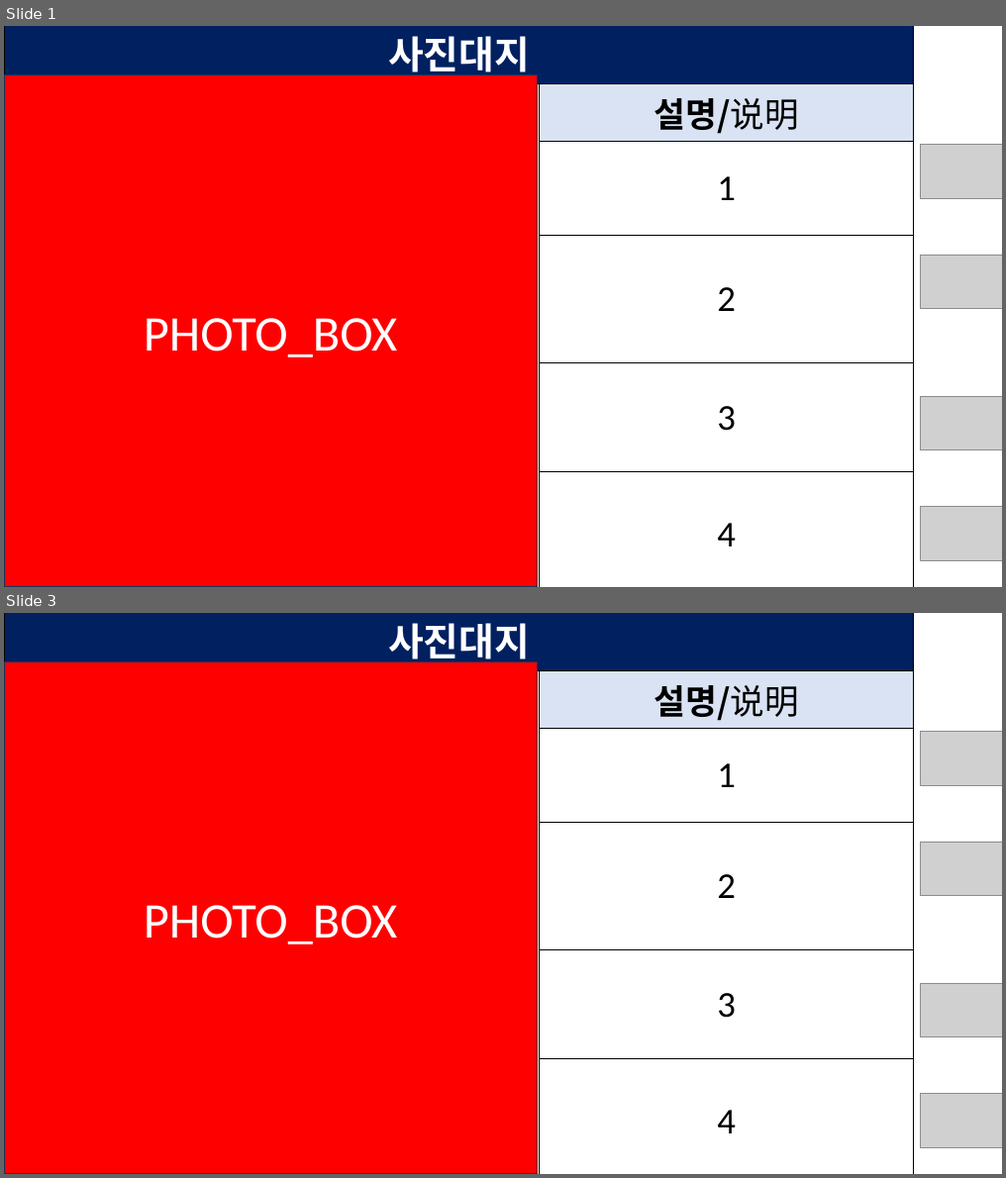
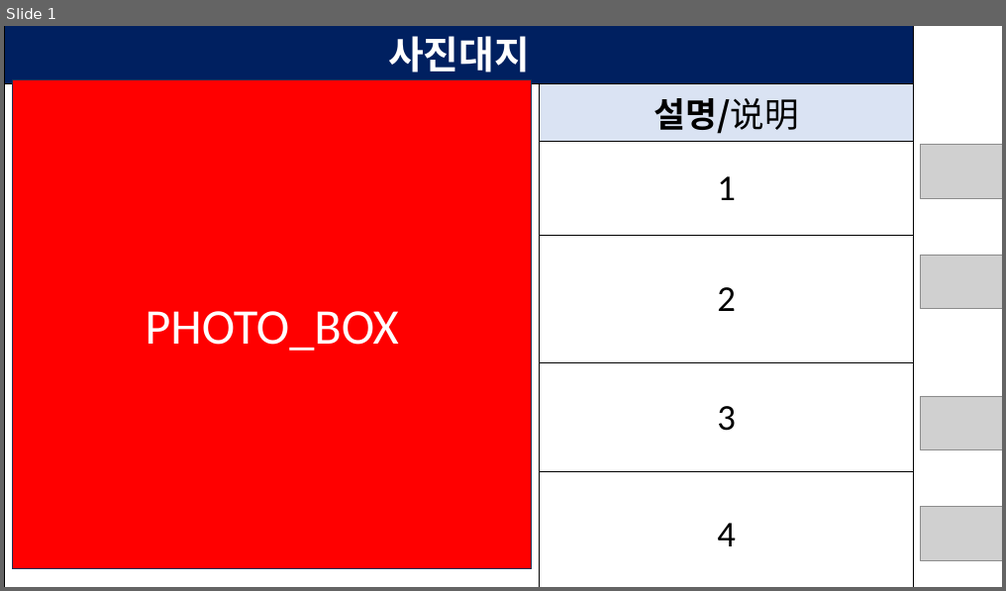
Before and after one commit to wkendnen-sketch/TBM, a slide deck: templates/sample_template.pptx. Shown one above the other, each under a label of ours: slides 1 and 3 before the commit, slide 1 after it; the slides between them are not shown. The pictures are 1006x1178 and 1006x591 pixels, drawn with LibreOffice and Linux fonts; fonts in the diff are those of the drawing; grey boxes stand for pictures. Boxes give left, top, right and bottom in pixels: in the first picture for what was removed or moved away, otherwise in the second. Text is boxed around its words. In the diff, an @@ line names an element or a change of style, - is before the commit and + after.

```diff
--- a/templates/sample_template.pptx
+++ b/templates/sample_template.pptx
@@ slide 3 removed at <box>4,613,1002,1174</box>, background #FFFFFF @@
@@ table removed at <box>4,613,914,1165</box>, 6 rows, 2 columns @@
-사진대지 | 
- | 설명/说明
- | 1
- | 2
- | 3
- | 4
@@ rectangle removed at <box>4,663,537,1174</box> @@
-PHOTO_BOX
@@ picture removed at <box>921,731,1002,786</box> @@
@@ picture removed at <box>921,842,1002,897</box> @@
@@ picture removed at <box>921,983,1002,1039</box> @@
@@ picture removed at <box>921,1093,1002,1149</box> @@
@@ slide 1 changed as well @@
@@ rectangle "PHOTO_BOX": place and size @@
-rectangle "PHOTO_BOX" at <box>4,76,537,587</box>
+rectangle "PHOTO_BOX" at <box>12,79,532,570</box>
```
Also in this commit, not shown: 13 other slides removed.
